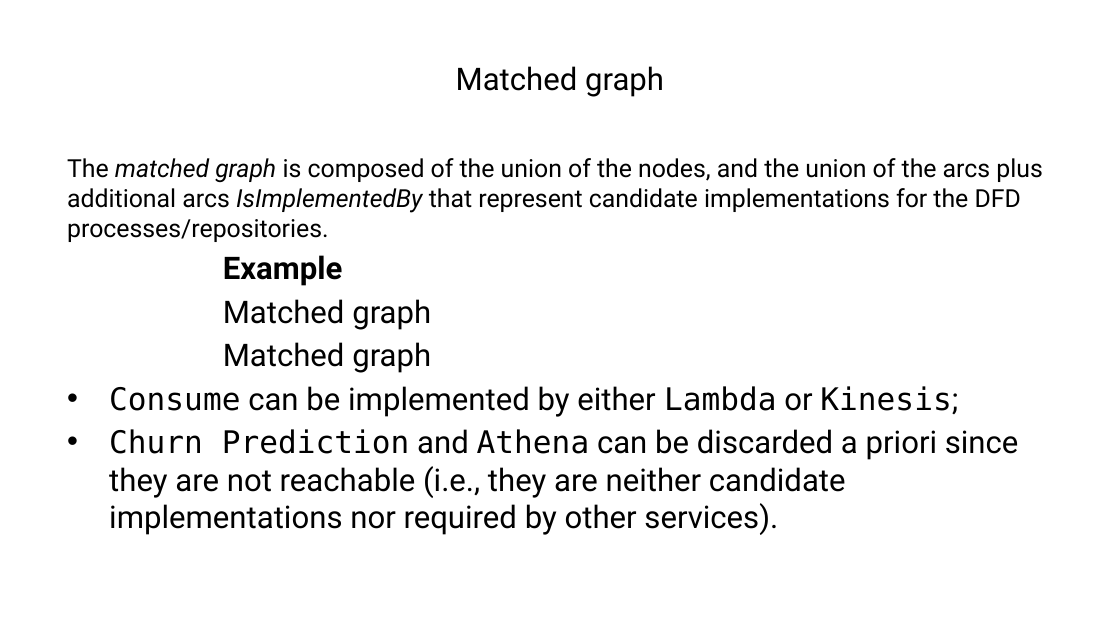
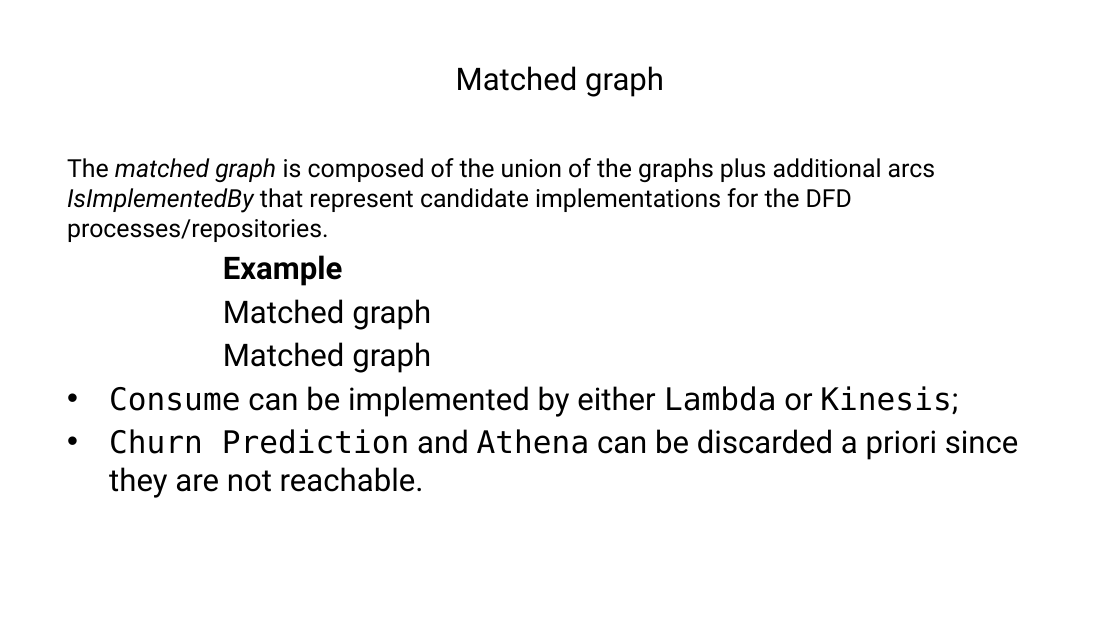
Before and after one commit to ManuelePasini/slides-markdown, a slide deck: slide 15 of dolap_2024_slides_2version.pptx. Drawn at 1120x630 pixels with LibreOffice and Linux fonts; fonts in the diff are those of the drawing. Boxes give left, top, right and bottom in pixels: in the first picture for what was removed or moved away, otherwise in the second. Text is boxed around its words. In the diff, an @@ line names an element or a change of style, - is before the commit and + after.

```diff
--- a/dolap_2024_slides_2version.pptx
+++ b/dolap_2024_slides_2version.pptx
@@ text at (x1=67, y1=158, x2=936, y2=242): text changed @@
-The matched graph is composed of the union of the nodes, and the union of the arcs plus additional arcs IsImplementedBy that represent candidate implementations for the DFD processes/repositories.
+The matched graph is composed of the union of the graphs plus additional arcs IsImplementedBy that represent candidate implementations for the DFD processes/repositories.
@@ text at (x1=109, y1=429, x2=1019, y2=498): text changed @@
-• Churn Prediction and Athena can be discarded a priori since they are not reachable (i.e., they are neither candidate implementations nor required by other services).
+• Churn Prediction and Athena can be discarded a priori since they are not reachable.
```
Also in this commit, not shown: 5 other slides changed, 6 other files.
